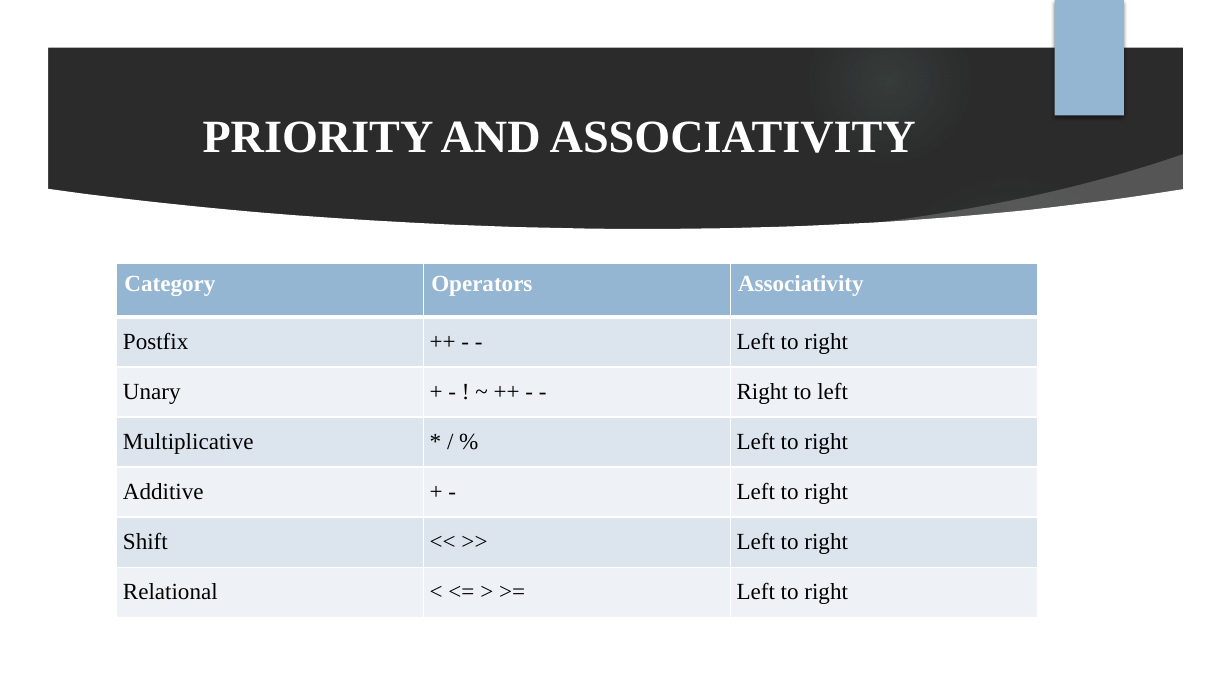
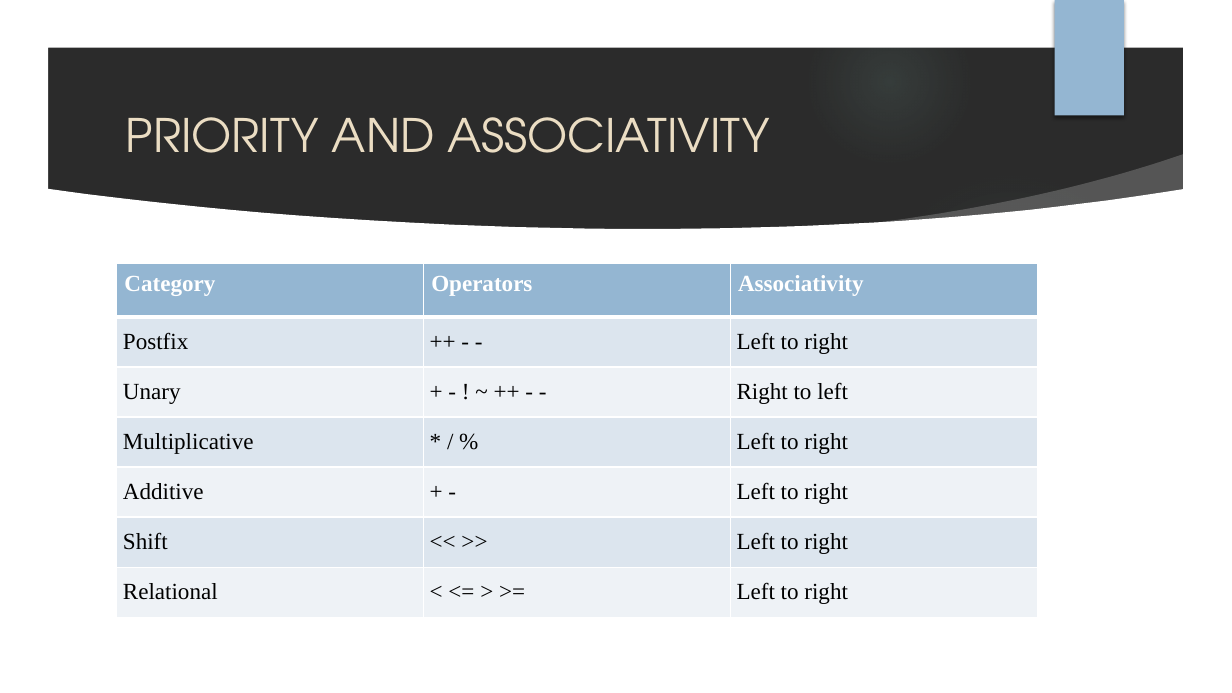
Before and after one commit to sayali0106/IDLP_PROJECTS, a slide deck: slide 7 of Java Expressions, Expression Evaluation, Priority - 9 oct.pptx (slide 16 before the commit). Drawn at 1232x693 pixels with LibreOffice and Linux fonts; fonts in the diff are those of the drawing; background and template pictures are left out; a plain dark background stands for a picture behind light text. Boxes give left, top, right and bottom in pixels: in the first picture for what was removed or moved away, otherwise in the second. Text is boxed around its words. In the diff, an @@ line names an element or a change of style, - is before the commit and + after.

```diff
--- a/Java Expressions, Expression Evaluation, Priority - 9 oct.pptx
+++ b/Java Expressions, Expression Evaluation, Priority - 9 oct.pptx
@@ title "PRIORITY AND ASSOCIATIVITY" at box(126, 117, 769, 153): font Times New Roman to TeX Gyre Adventor, text colour #FFFFFF to #EBDDC3, bold off; alignment centre to left @@
```
Also in this commit, not shown: 2 slides added.
